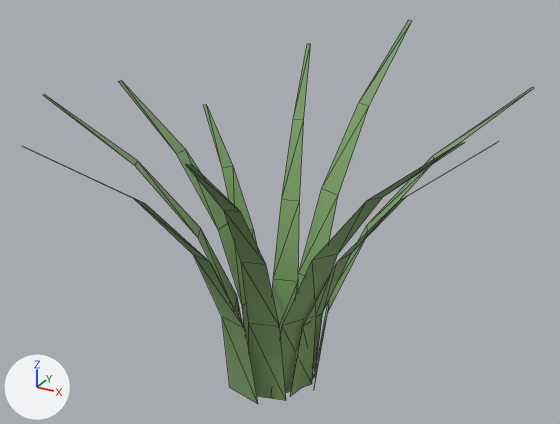
The glTF model prototype/assets/models/terrain/grass_tuft_2.glb: old version first, new version second.
The view is the same before and after, from a 50 mm camera at (0.519, -0.932, 0.759) aimed at (0.038, -0.057, 0.322). The axes (+X, +Y, +Z) are drawn at lower left. The lights are the same throughout. The first picture is the older version. Mesh edges are drawn as thin lines.

Names of what the first picture shows: 'grass_tuft_2'.
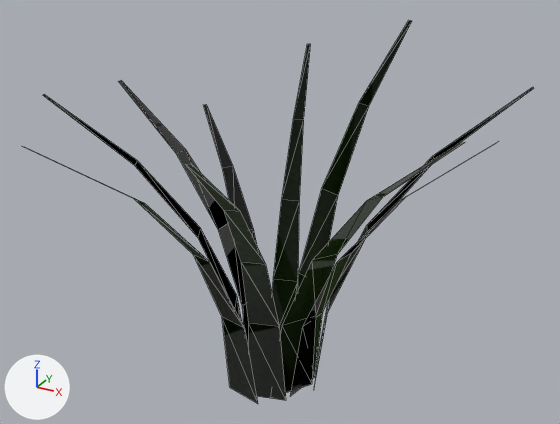
Location of each change, (x1, y1, x2, y2) in pixels of the pictures (560 x 424 px):
'grass_tuft_2', surface changed (green to black)
    both: (43, 20, 534, 403)

What changed in the scene script:
```text
Add img_grass_tuft_2_mat_rough:
    img_grass_tuft_2_mat_rough = load_image('grass_tuft_2_mat_rough', '_unpacked/grass_tuft_2_mat_rough', 128, 128, 'Non-Color')
Add img_grass_tuft_2_mat_albedo:
    img_grass_tuft_2_mat_albedo = load_image('grass_tuft_2_mat_albedo', '_unpacked/grass_tuft_2_mat_albedo', 128, 128, 'sRGB')
Add img_grass_tuft_2_mat_norm:
    img_grass_tuft_2_mat_norm = load_image('grass_tuft_2_mat_norm', '_unpacked/grass_tuft_2_mat_norm', 128, 128, 'Non-Color')
Change mat_grass_tuft_2_mat:
    remove # nodes: BsdfPrincipled, OutputMaterial
    remove # colours: green #81a66c
    nodes: BsdfPrincipled, Math, NormalMap, OutputMaterial, SeparateColor, TexImage x3
    uses the picture img_grass_tuft_2_mat_albedo
    uses the picture img_grass_tuft_2_mat_norm
    uses the picture img_grass_tuft_2_mat_rough
Change me_grass_tuft_2_mesh:
    where me_grass_tuft_2_mesh.from_pydata(...)  # 100 vertices, 80 faces; spans x -0.285..0.323, y -0.426..0.244, z 0.0..0.549
    used by ob_grass_tuft_2; location = (0.0, 0.0, 0.0)
    me_grass_tuft_2_mesh part 1: texture (UV) coordinates changed
```
